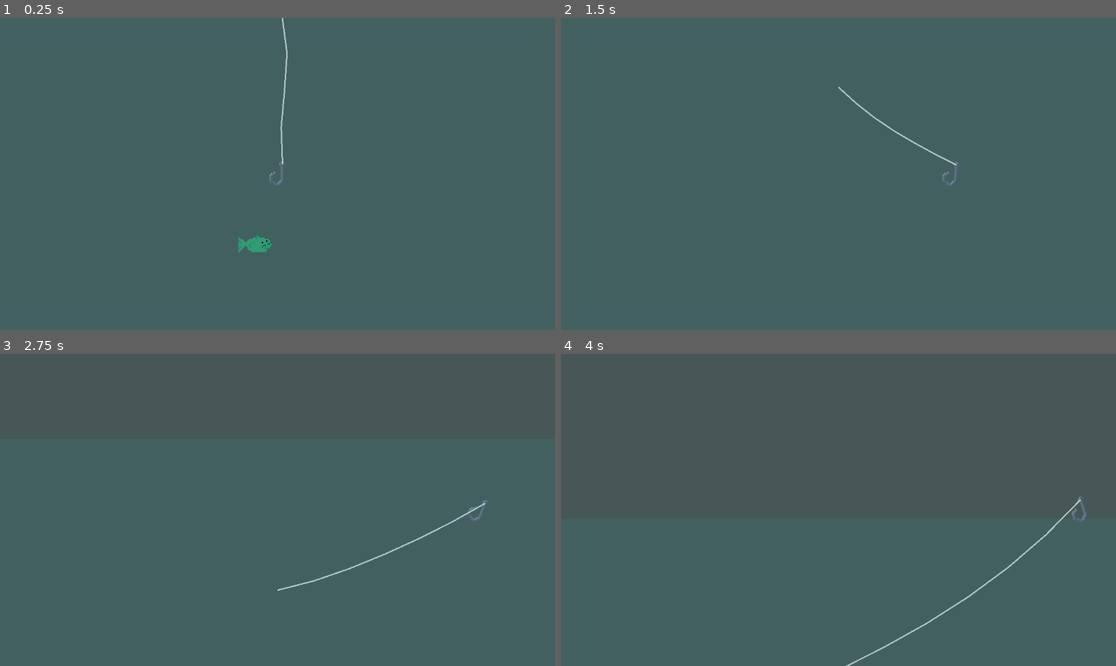
Above: before the commit, frames 1-4 (two rows, left to right).
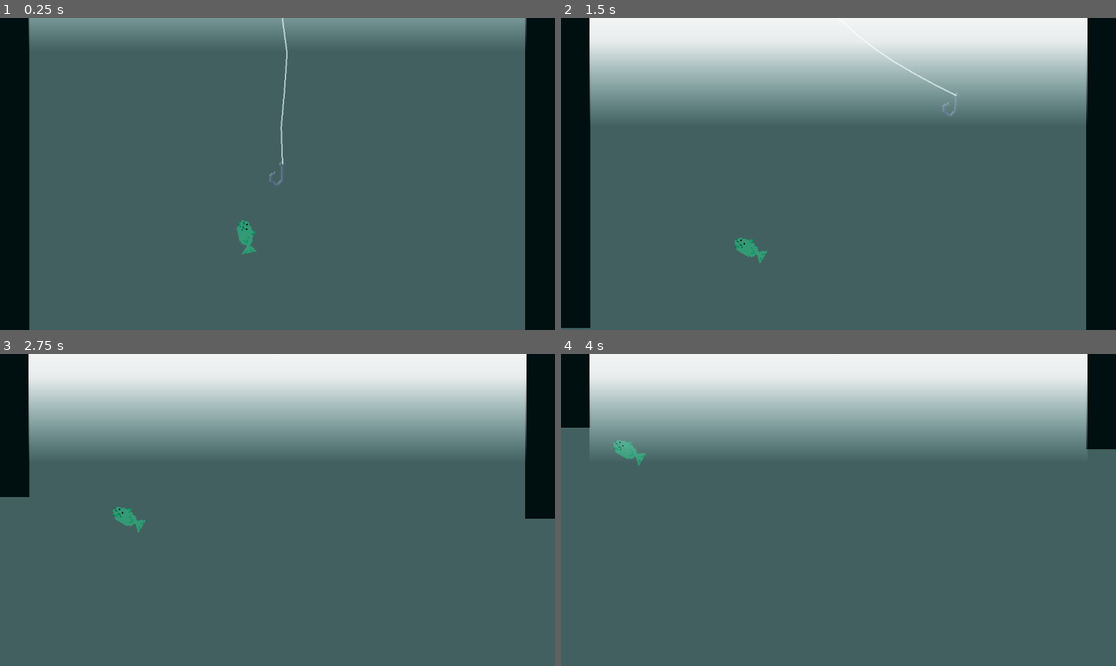
Above: after the commit, the same moments.

Repository: jem557/wizard-fishing
Game: Godot game, scene res://root.tscn
Same seed, same stepped clock (60 frames per second), same inputs: the game is played once before the commit and once after it.
Inputs:
- Up to frame 1 (0.25 s): no input
- Up to frame 2 (1.5 s): hold D (right) 0.53-1.28 s; hold Space (reel) 0.53-1.28 s; hold A (left) from 1.28 s (still down); tap Space (reel) at 1.35 s
- Up to frame 3 (2.75 s): release A (left) at 2.03 s; hold D (right) from 2.03 s (still down); hold Space (reel) from 2.03 s (still down)
- Up to frame 4 (4 s): release Space (reel) at 2.78 s; tap Space (reel) at 2.85 s; release D (right) at 3.53 s; hold A (left) from 3.53 s (still down); hold Space (reel) from 3.53 s (still down)

The runs differ from the first frame. In frame 1, 16% of the frame differs, in the area x 0-100%, y 0-100%; in frame 2, 38%; in frame 3, 33%; in frame 4, 32%.

Commit message:
fish movement changes

Diff:
--- a/camera_2d.gd
+++ b/camera_2d.gd
@@ -1,10 +1,10 @@
 extends Camera2D
 
 @export var hook : RigidBody2D
-
+@export var rod : Node2D
 # Called when the node enters the scene tree for the first time.
 func _ready() -> void:
-	pass # Replace with function body.
+	limit_top = rod.position.y
 
 
 # Called every frame. 'delta' is the elapsed time since the previous frame.
--- a/fish.gd
+++ b/fish.gd
@@ -1,94 +1,89 @@
-extends RigidBody2D
+extends CharacterBody2D
 
-@onready var hook = get_tree().get_first_node_in_group("hook")
+@onready var hookpoint = get_tree().get_first_node_in_group("hook").get_node("Hookpoint")
+@export var sprite: Sprite2D
+@export var latch_point: Node2D
+@export var hook_area: Area2D
+@export var speed: float = 50.0
 
-@export var sprite : Sprite2D
-@export var latch_point : Node2D
-@export var hook_area : Area2D
+var latch_offset: Vector2
+var hooked: bool = false
+var target_velocity: Vector2 = Vector2.ZERO
+var wandering: bool = false
 
-@export var speed : float = 1000
-@export var weight : float = 2
+func _ready() -> void:
+	_wander_loop()
 
-var wait_time
-var latch_offset
-var hooked : bool
-var hookpoint
-var moving : bool = false
-
-# Called when the node enters the scene tree for the first time.
-func _ready() -> void:
-	hookpoint = hook.get_node("Hookpoint")
-	gravity_scale = 0
-	wait_time = randi_range(1, 4)
-
-# Called every frame. 'delta' is the elapsed time since the previous frame.
-func _process(delta: float) -> void:
-	if not hooked and not moving:
-		move()
-	if linear_velocity.x < 0:
-		if not sprite.flip_h:
-			latch_point.position = latch_point.position * -1
-			hook_area.position = hook_area.position * -1
-			sprite.flip_h = true
-	elif linear_velocity.x > 0:
-		if sprite.flip_h:
-			latch_point.position = latch_point.position * -1
-			hook_area.position = hook_area.position * -1
-			sprite.flip_h = false
+func _physics_process(delta: float) -> void:
 	if hooked:
-		var world_offset = to_global(latch_offset) - global_position
-		var move_dir = hookpoint.global_position - (global_position + world_offset)
+		var move_dir = hookpoint.global_position - to_global(latch_offset)
 		if move_dir.length() > 1.0:
 			global_rotation = lerp_angle(global_rotation, move_dir.angle(), 5 * delta)
 		global_position = hookpoint.global_position - to_global(latch_offset) + global_position
+		return
+	velocity = velocity.lerp(target_velocity, 5.0 * delta)
+	if velocity.length() > 10.0:
+		var angle = velocity.angle()
+		var limit = deg_to_rad(30)
+		var clamped_angle: float
+		if abs(angle) > PI / 2:
+			# Facing left — clamp around ±PI
+			clamped_angle = sign(angle) * clamp(abs(angle), PI - limit, PI)
+		else:
+			# Facing right — clamp around 0
+			clamped_angle = clamp(angle, -limit, limit)
+		global_rotation = lerp_angle(global_rotation, clamped_angle, 5 * delta)
+		sprite.flip_v = abs(angle) > PI / 2
+	move_and_slide()
+
+func _wander_loop() -> void:
+	wandering = true
+	while not hooked:
+		if wandering:
+			await _swim(deg_to_rad(randf_range(0, 360)), 30.0)
+		else:
+			await get_tree().process_frame
+
+func _swim(base_angle: float, spread_deg: float) -> void:
+	var angle = base_angle + deg_to_rad(randf_range(-spread_deg, spread_deg))
+	target_velocity = Vector2(cos(angle), sin(angle)) * speed
+	await get_tree().create_timer(randf_range(3.0, 6.0)).timeout
+	target_velocity = Vector2.ZERO
+	await get_tree().create_timer(randi_range(3, 7)).timeout
 
 func _on_hook_area_body_entered(body: Node2D) -> void:
 	if body.is_in_group("hook"):
 		hooked = true
-		freeze = false
+		wandering = false
 		latch_offset = to_local(latch_point.global_position)
 
-func move():
-	wait_time = randi_range(1, 4)
-	moving = true
-	var angle = deg_to_rad(randf_range(-30, 30))
-	if randi() % 2 == 0:
-		angle += PI
-	var direction = Vector2(cos(angle), sin(angle))
+func _on_wall_detection_body_entered(body: Node2D) -> void:
+	if not body.is_in_group("wall") or hooked:
+		return
+	wandering = false
+	velocity = Vector2.ZERO
+	target_velocity = Vector2.ZERO
 
-	var tween = create_tween()
-	tween.set_trans(Tween.TRANS_SINE)
-	tween.tween_property(self, "linear_velocity", direction * speed, 0.5)
-	await get_tree().create_timer(randf_range(1.0, 2.0)).timeout
+	# Determine which edge we're closest to and bounce off it
+	var vp = get_viewport_rect()
+	var pos = global_position
+	var dist_left = pos.x - vp.position.x
+	var dist_right = vp.position.x + vp.size.x - pos.x
+	var dist_top = pos.y - vp.position.y
+	var dist_bottom = vp.position.y + vp.size.y - pos.y
 
-	tween = create_tween()
-	tween.set_trans(Tween.TRANS_SINE)
-	tween.tween_property(self, "linear_velocity", Vector2.ZERO, 0.5)
-	await get_tree().create_timer(wait_time).timeout
-	moving = false
+	var min_dist = min(dist_left, dist_right, dist_top, dist_bottom)
+	var away_angle: float
+	if min_dist == dist_left:
+		away_angle = 0.0        # bounce right
+	elif min_dist == dist_right:
+		away_angle = PI         # bounce left
+	elif min_dist == dist_top:
+		away_angle = PI / 2     # bounce down
+	else:
+		away_angle = -PI / 2    # bounce up
 
-func move_away(wall_normal: Vector2) -> void:
-	if hooked:
-		moving = false
-		return
-	moving = true
-	var base_angle = wall_normal.angle()
-	var angle = base_angle + deg_to_rad(randf_range(-30, 30))
-	await _swim(angle)
-	moving = false
-
-func _swim(angle : float):
-	var direction = Vector2(cos(angle), sin(angle))
-	var tween = create_tween()
-	tween.set_trans(Tween.TRANS_SINE)
-	tween.tween_property(self, "linear_velocity", direction * speed, 0.5)
-	await get_tree().create_timer(randf_range(1.0, 2.0)).timeout
-	tween = create_tween()
-	tween.set_trans(Tween.TRANS_SINE)
-	tween.tween_property(self, "linear_velocity", Vector2.ZERO, 0.5)
-	await get_tree().create_timer(wait_time).timeout
-
-func _on_wall_detection_body_entered(body: Node2D) -> void:
-	var away = (global_position - body.global_position).normalized()
-	linear_velocity = Vector2.ZERO
-	move_away(away)
+	away_angle += deg_to_rad(randf_range(-20.0, 20.0))
+	target_velocity = Vector2(cos(away_angle), sin(away_angle)) * speed
+	await get_tree().create_timer(randf_range(1.5, 3.0)).timeout
+	wandering = true
--- a/fish.tscn
+++ b/fish.tscn
@@ -13,15 +13,13 @@
 [sub_resource type="CircleShape2D" id="CircleShape2D_8ijwk"]
 radius = 16.03122
 
-[node name="Fish_Test" type="RigidBody2D" unique_id=698032791 node_paths=PackedStringArray("sprite", "latch_point", "hook_area")]
-collision_layer = 2
-collision_mask = 2
-lock_rotation = true
+[node name="Fish_Test" type="CharacterBody2D" unique_id=188179813 node_paths=PackedStringArray("sprite", "latch_point", "hook_area")]
+collision_layer = 4
+collision_mask = 4
 script = ExtResource("1_j2ykt")
 sprite = NodePath("FishTest")
 latch_point = NodePath("LatchPoint")
 hook_area = NodePath("HookArea")
-speed = 50.0
 
 [node name="FishTest" type="Sprite2D" parent="." unique_id=1611488829]
 texture = ExtResource("1_8um3m")
--- a/hook.gd
+++ b/hook.gd
@@ -5,7 +5,7 @@
 @export var lateral_force: float = 200.0
 @export var vertical_force: float = -300.0
 @export var max_lateral_speed: float = 150.0
-@export var sink_speed : float = 100
+@export var max_sink_speed : float = 100
 
 func _ready() -> void:
 	pass
@@ -27,9 +27,9 @@
 	if linear_velocity.y > 0:
 			gravity_scale = 2.0
 
-	# Limits the maximum velocity going down to sink_speed value.
-	if linear_velocity.y >= sink_speed:
-		linear_velocity.y = sink_speed
+	# Limits the maximum velocity going down to max_sink_speed value.
+	if linear_velocity.y >= max_sink_speed:
+		linear_velocity.y = max_sink_speed
 
 	# Only apply force if under max lateral speed
 	if abs(linear_velocity.x) < max_lateral_speed:
--- a/project.godot
+++ b/project.godot
@@ -18,6 +18,7 @@
 [global_group]
 
 hook=""
+wall=""
 
 [input]
 
--- a/root.tscn
+++ b/root.tscn
@@ -19,6 +19,30 @@
 [sub_resource type="GradientTexture1D" id="GradientTexture1D_28aoi"]
 gradient = SubResource("Gradient_vvh5c")
 
+[sub_resource type="Gradient" id="Gradient_28aoi"]
+offsets = PackedFloat32Array(0)
+colors = PackedColorArray(0, 0, 0, 1)
+
+[sub_resource type="GradientTexture1D" id="GradientTexture1D_jnlp7"]
+gradient = SubResource("Gradient_28aoi")
+
+[sub_resource type="Gradient" id="Gradient_l8v81"]
+offsets = PackedFloat32Array(0)
+colors = PackedColorArray(0, 0, 0, 1)
+
+[sub_resource type="GradientTexture1D" id="GradientTexture1D_vyht1"]
+gradient = SubResource("Gradient_l8v81")
+
+[sub_resource type="RectangleShape2D" id="RectangleShape2D_28aoi"]
+size = Vector2(536, 32)
+
+[sub_resource type="Gradient" id="Gradient_jnlp7"]
+offsets = PackedFloat32Array(0, 0.6370192, 1)
+colors = PackedColorArray(0.8235294, 1, 1, 0, 1, 1, 1, 0.8784314, 1, 1, 1, 1)
+
+[sub_resource type="GradientTexture1D" id="GradientTexture1D_l8v81"]
+gradient = SubResource("Gradient_jnlp7")
+
 [node name="root" type="Node2D" unique_id=9119155]
 
 [node name="Rod" type="Node2D" parent="." unique_id=840836963 node_paths=PackedStringArray("anchor")]
@@ -31,44 +55,68 @@
 width = 1.0
 default_color = Color(0.8509804, 0.85882354, 0.8666667, 0.8)
 
-[node name="Camera2D" type="Camera2D" parent="." unique_id=278774220 node_paths=PackedStringArray("hook")]
-zoom = Vector2(3, 3)
-script = ExtResource("2_28aoi")
-hook = NodePath("../Hook")
-
 [node name="Hook" parent="." unique_id=381405936 instance=ExtResource("1_pq8q7")]
 
 [node name="Node2D" parent="." unique_id=698032791 instance=ExtResource("2_pyidc")]
 position = Vector2(-17, 48)
 
-[node name="left_wall" type="StaticBody2D" parent="." unique_id=261863689]
-position = Vector2(-192, 0)
-collision_layer = 3
-collision_mask = 3
+[node name="left_wall" type="StaticBody2D" parent="." unique_id=261863689 groups=["wall"]]
+position = Vector2(-170, 0)
+collision_layer = 7
+collision_mask = 7
 
 [node name="CollisionShape2D" type="CollisionShape2D" parent="left_wall" unique_id=518241574]
 rotation = 1.5707964
 shape = SubResource("WorldBoundaryShape2D_pyidc")
 
-[node name="right_wall" type="StaticBody2D" parent="." unique_id=607676138]
-position = Vector2(192, 0)
-collision_layer = 3
-collision_mask = 3
+[node name="right_wall" type="StaticBody2D" parent="." unique_id=607676138 groups=["wall"]]
+position = Vector2(170, 0)
+collision_layer = 7
+collision_mask = 7
 
 [node name="CollisionShape2D" type="CollisionShape2D" parent="right_wall" unique_id=1532177329]
 rotation = 4.712389
 shape = SubResource("WorldBoundaryShape2D_vvh5c")
 
-[node name="Sprite2D2" type="Sprite2D" parent="." unique_id=1317175749]
+[node name="Camera2D" type="Camera2D" parent="." unique_id=278774220 node_paths=PackedStringArray("hook", "rod")]
+zoom = Vector2(3, 3)
+script = ExtResource("2_28aoi")
+hook = NodePath("../Hook")
+rod = NodePath("../Rod")
+
+[node name="Sprite2D2" type="Sprite2D" parent="Camera2D" unique_id=1317175749]
 z_index = 2
 position = Vector2(-65078.28, 101.62343)
 rotation = -3.1415925
 scale = Vector2(1677.8086, 1677.8086)
 texture = SubResource("GradientTexture1D_vvh5c")
 
-[node name="Sprite2D" type="Sprite2D" parent="." unique_id=1496820569]
+[node name="Sprite2D5" type="Sprite2D" parent="Camera2D" unique_id=1496820569]
 z_index = -1
-position = Vector2(-4.5430756, 115.109634)
+position = Vector2(-2.0000007, 114.00001)
 rotation = 1.5707964
 scale = Vector2(2.9678936, 565.31964)
 texture = SubResource("GradientTexture1D_28aoi")
+
+[node name="Sprite2D3" type="Sprite2D" parent="Camera2D" unique_id=327640905]
+position = Vector2(-207, 0)
+scale = Vector2(0.27734375, 309.00003)
+texture = SubResource("GradientTexture1D_jnlp7")
+
+[node name="Sprite2D4" type="Sprite2D" parent="Camera2D" unique_id=1518049004]
+position = Vector2(197.00002, 0)
+scale = Vector2(0.19921875, 339.00003)
+texture = SubResource("GradientTexture1D_vyht1")
+
+[node name="collection_zone" type="Area2D" parent="." unique_id=1855939424]
+
+[node name="CollisionShape2D" type="CollisionShape2D" parent="collection_zone" unique_id=1932870473]
+position = Vector2(-1, -160)
+shape = SubResource("RectangleShape2D_28aoi")
+
+[node name="Sprite2D" type="Sprite2D" parent="collection_zone" unique_id=361973806]
+z_index = 3
+position = Vector2(1.4901161e-08, -131)
+rotation = 4.712389
+scale = Vector2(0.36328125, 344.52518)
+texture = SubResource("GradientTexture1D_l8v81")
